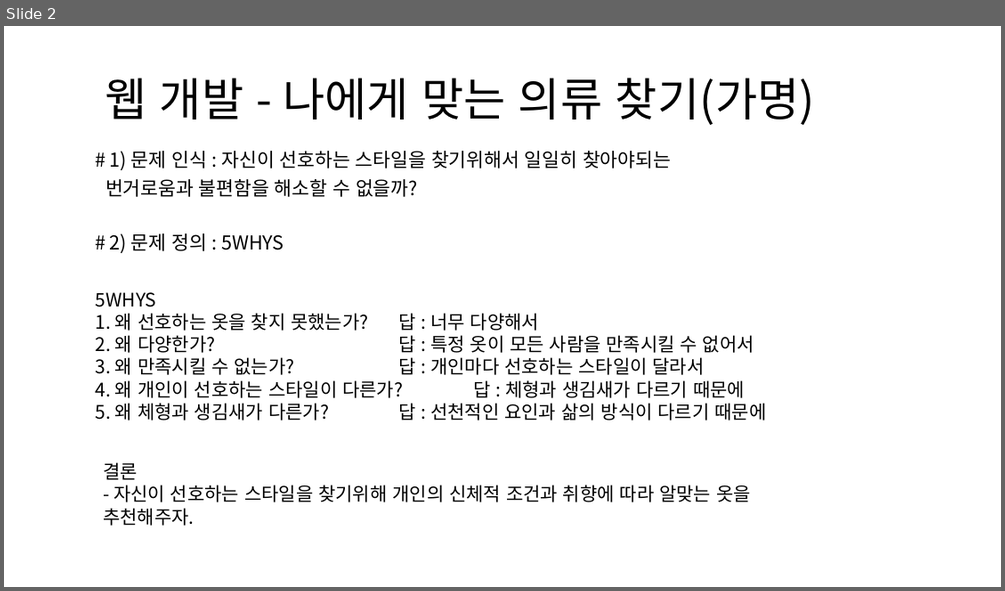
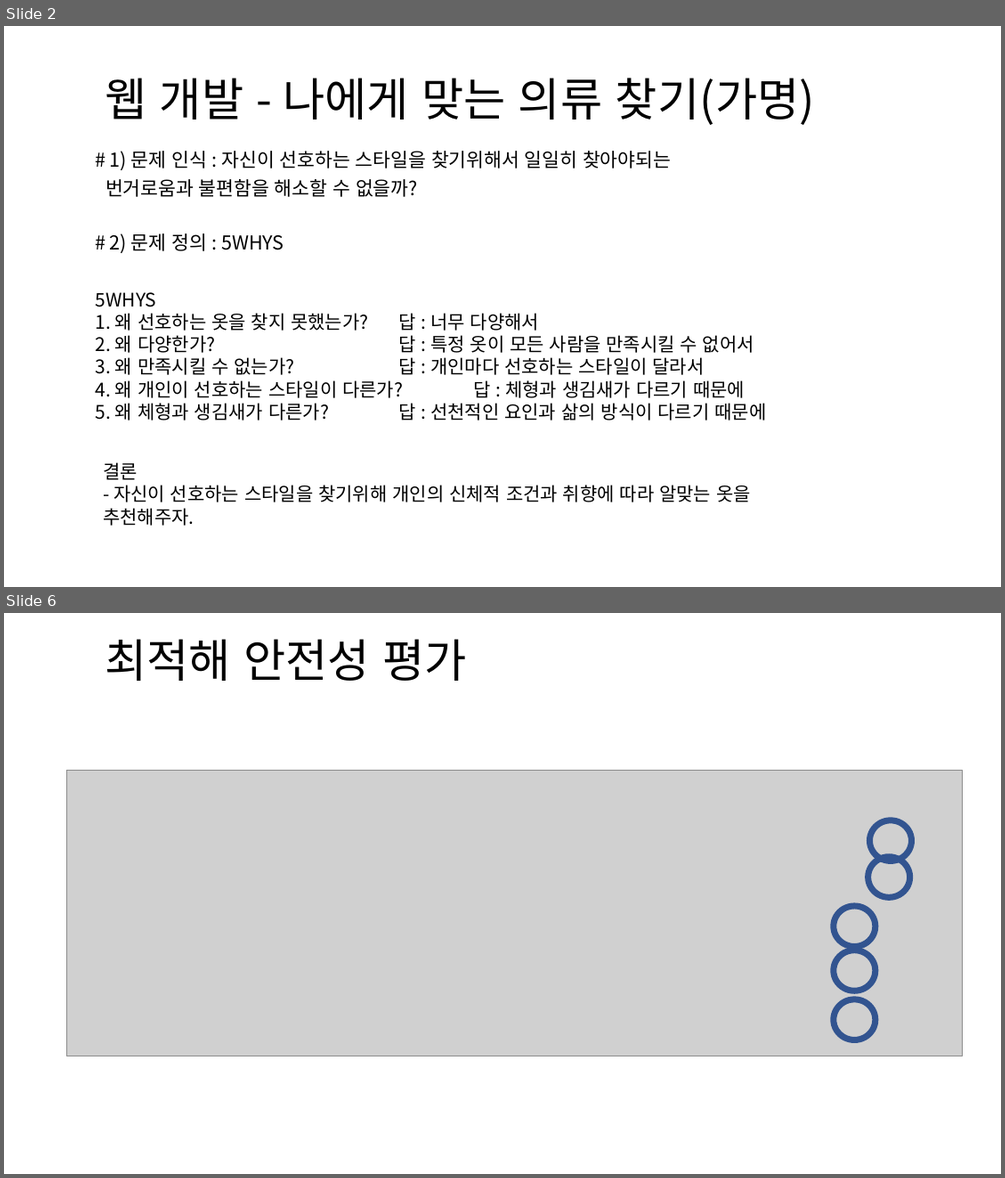
Before and after one commit to kimseukhwang/Engineering-Design, a slide deck: 공학설계입문__웹_아이디어.pptx. Shown one above the other, each under a label of ours: slide 2 before the commit, slides 2 and 6 after it; the slides between them are not shown. The pictures are 1005x591 and 1005x1178 pixels, drawn with LibreOffice and Linux fonts; fonts in the diff are those of the drawing; grey boxes stand for pictures. Boxes give left, top, right and bottom in pixels: in the first picture for what was removed or moved away, otherwise in the second. Text is boxed around its words. In the diff, an @@ line names an element or a change of style, - is before the commit and + after.

Commit message:
최적해 소개 및 평가 작성

```diff
--- a/공학설계입문__웹_아이디어.pptx
+++ b/공학설계입문__웹_아이디어.pptx
@@ slide 6 added at [4,613,1001,1174], background #FFFFFF @@
@@ text added at [105,639,466,681], 44 pt, text #000000 @@
+최적해 안전성 평가
@@ picture added at [67,770,962,1055] @@
@@ ellipse added at [870,820,912,860], outline #325491 6 pt @@
@@ ellipse added at [868,857,910,897], outline #325491 6 pt @@
@@ ellipse added at [833,906,875,947], outline #325491 6 pt @@
@@ ellipse added at [833,950,875,990], outline #325491 6 pt @@
@@ ellipse added at [833,999,875,1040], outline #325491 6 pt @@
```
Also in this commit, not shown: 2 slides changed, 1 other slide added.
